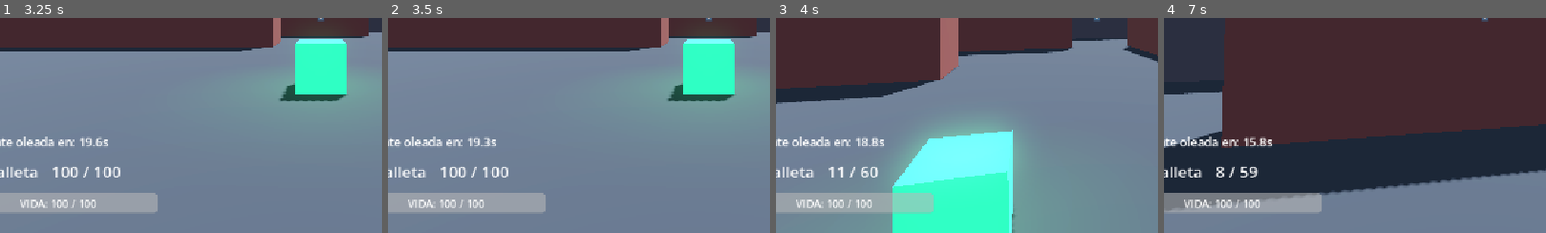
Above: before the commit, frames 1-4 (left to right).
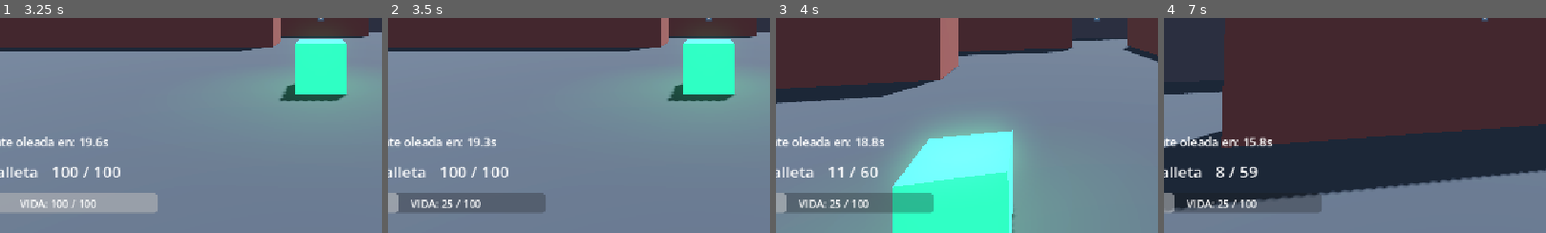
Above: after the commit, the same moments.

Repository: Jillkrav/Fps-Prueba
Game: Godot game, scene res://scenes/main_menu.tscn
The game is run twice, just before and just after one commit, with the same random seed, the same clock (stepped at 60 frames per second) and the same inputs. The engine's default icon, where the game draws it, is replaced by a stand-in: a white triangle on a blue panel in a dark square.
Inputs (mouse positions are % of the whole screen's width and height, from its top left):
- Up to frame 1 (3.25 s): click "JUGAR" at 0.5 s; click "MAPA 1 (Laberíntico)" at 1.25 s; click "🔴 EQUIPO ROJO" at 2 s; click "METRALLETA (Fuego rápido, men…" at 2.75 s
- Up to frame 2 (3.5 s): no input
- Up to frame 3 (4 s): tap Enter (ui_accept) at 3.5, 3.77 s; move the mouse to (49, 52) at 3.52 s; hold W from 3.53 s (still down); hold R from 3.53 s (still down); click (49, 52) at 3.67 s
- Up to frame 4 (7 s): move the mouse to (57, 51) at 4.27 s; release R at 4.28 s; tap F at 4.35 s; tap Enter (ui_accept) at 4.52, 6.02, 6.77 s; move the mouse to (42, 49) at 5.02 s; hold Space 5.03-5.78 s; move the mouse to (51, 50) at 5.77 s; release W at 5.78 s; hold A 5.78-6.53 s; tap R at 5.85 s; click (51, 50) at 5.92 s; move the mouse to (46, 48) at 6.52 s; hold W from 6.53 s (still down); hold F from 6.53 s (still down)
The pictures show only the part of the screen within x 8-58%, y 50-100%; the shares and areas given below are measured in that part.

Frame 1 is identical in both runs. In frame 2, 3.6% of the frame differs, in the area x 2-42%, y 81-92%; in frame 3, 3.6%; in frame 4, 3.7%.
Error before the commit: Parse Error: Identifier "Relacion" not declared in the current scope. (res://scripts/npc_melee.gd:6)

Commit message:
fix: corregir npc_pistolero, npc_escopetero y npc_melee
- Reemplazar 'relacion/Relacion' por 'equipo/NpcBase.Equipo' (NpcBase usa Equipo, no Relacion)
- Reemplazar 'nombre_arma' por 'weapon_name_cfg'
- Quitar argumento de _npc_fire_weapon() (no recibe parámetros, usa this.target internamente)
- Quitar asignaciones manuales de max_health/current_health (super._ready() ya lo hace)
- npc_escopetero: leer perdigones dinámicamente del arma asignada, no hardcodeado a M3

Diff:
--- a/scripts/npc_escopetero.gd
+++ b/scripts/npc_escopetero.gd
@@ -2,17 +2,14 @@
 class_name NpcEscopetero
 
 func _ready() -> void:
-	npc_name = "NPC Escopeta"
-	relacion = Relacion.ENEMIGO
-	experiencia = Experiencia.MEDIA
-	estado = Estado.IDLE
-	speed = 3.0
-	attack_range = 6.0
-	attack_rate = 2.0
-	nombre_arma = "M3"
-	max_health = ConfigManager.get_vida_npc("Enemigo")
-	current_health = max_health
-	super._ready()
+	npc_name        = "NPC Escopeta"
+	equipo          = NpcBase.Equipo.DOS
+	experiencia     = NpcBase.Experiencia.MEDIA
+	estado          = NpcBase.Estado.IDLE
+	speed           = 3.0
+	attack_range    = 6.0
+	weapon_name_cfg = "M3"  # Nombre exacto en skill.cfg.json
+	super._ready()          # Carga vida y arma desde ConfigManager
 
 func perform_attack() -> void:
 	if target == null or not is_instance_valid(target):
@@ -29,9 +26,9 @@
 	var result := space_state.intersect_ray(query)
 
 	if result and result.get("collider") == target:
-		_npc_fire_weapon(target)
-		var cfg := ConfigManager.get_arma("M3")
-		var num_pellets: int = cfg.get("CantidadPerdigones", 4)
+		_npc_fire_weapon()
+		# Dibujar perdigones: cantidad desde el arma cargada en _weapon_cfg
+		var num_pellets: int = int(_weapon_cfg.get("CantidadPerdigones", 4))
 		for _i in range(num_pellets):
 			draw_debug_laser(
 				global_transform.origin + Vector3(0, 1.0, 0),
--- a/scripts/npc_melee.gd
+++ b/scripts/npc_melee.gd
@@ -2,21 +2,20 @@
 class_name NpcMelee
 
 func _ready() -> void:
-	npc_name = "NPC Melee"
-	relacion = Relacion.ENEMIGO
-	experiencia = Experiencia.MEDIA
-	estado = Estado.IDLE
-	speed = 4.0
-	attack_range = 1.5
-	attack_rate = 1.0
-	nombre_arma = "Punos"
-	max_health = ConfigManager.get_vida_npc("Enemigo")
-	current_health = max_health
-	super._ready()
+	npc_name        = "NPC Melee"
+	equipo          = NpcBase.Equipo.DOS
+	experiencia     = NpcBase.Experiencia.MEDIA
+	estado          = NpcBase.Estado.IDLE
+	speed           = 4.0
+	attack_range    = 1.5
+	weapon_name_cfg = ""  # Melee no usa arma del JSON
+	super._ready()        # Carga vida desde ConfigManager
 
 func perform_attack() -> void:
 	if target == null or not is_instance_valid(target):
 		return
 	if target.has_method("is_dead") and target.get("is_dead"):
 		return
-	_npc_fire_weapon(target)
+	# Daño melee fijo (sin arma en JSON)
+	if target.has_method("take_damage"):
+		target.take_damage(20.0)
--- a/scripts/npc_pistolero.gd
+++ b/scripts/npc_pistolero.gd
@@ -1,20 +1,15 @@
 extends NpcBase
 class_name NpcPistolero
 
-@export var shoot_range: float = 15.0
-
 func _ready() -> void:
-	npc_name = "NPC Pistolero"
-	relacion = Relacion.ENEMIGO
-	experiencia = Experiencia.MEDIA
-	estado = Estado.IDLE
-	speed = 2.5
-	attack_range = 12.0
-	attack_rate = 1.5
-	nombre_arma = "Glock"
-	max_health = ConfigManager.get_vida_npc("Enemigo")
-	current_health = max_health
-	super._ready()
+	npc_name       = "NPC Pistolero"
+	equipo         = NpcBase.Equipo.DOS
+	experiencia    = NpcBase.Experiencia.MEDIA
+	estado         = NpcBase.Estado.IDLE
+	speed          = 2.5
+	attack_range   = 12.0
+	weapon_name_cfg = "Glock"  # Nombre exacto en skill.cfg.json
+	super._ready()             # Carga vida y arma desde ConfigManager
 
 func perform_attack() -> void:
 	if target == null or not is_instance_valid(target):
@@ -31,7 +26,7 @@
 	var result := space_state.intersect_ray(query)
 
 	if result and result.get("collider") == target:
-		_npc_fire_weapon(target)
+		_npc_fire_weapon()
 		draw_debug_laser(
 			global_transform.origin + Vector3(0, 1.0, 0),
 			target.global_transform.origin + Vector3(0, 1.0, 0),
